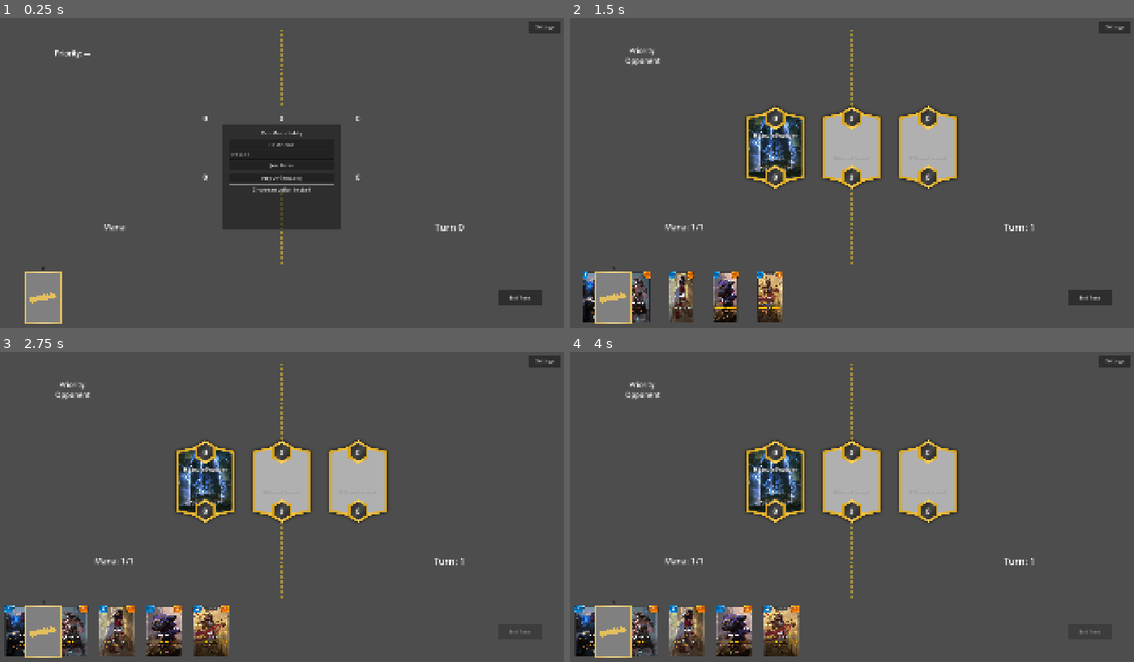
Above: before the commit, frames 1-4 (two rows, left to right).
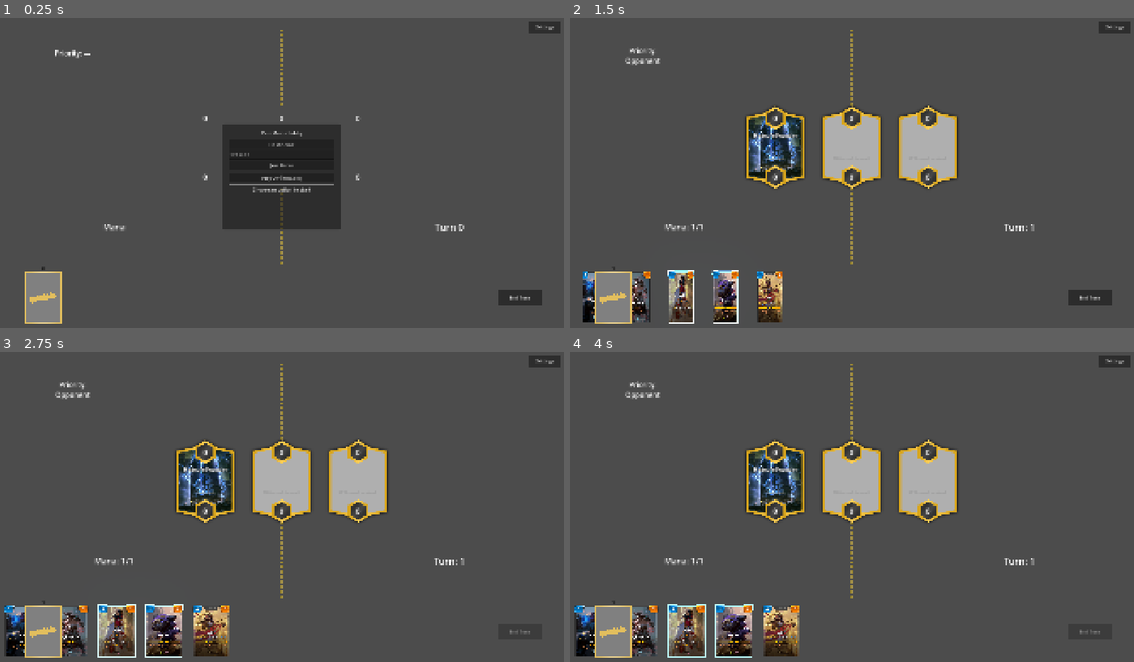
Above: after the commit, the same moments.

Repository: TakatoraSama/runeterra-forge
Game: Godot game, scene res://Scenes/Main.tscn
Same seed, same stepped clock (60 frames per second), same inputs: the game is played once before the commit and once after it.
Inputs (mouse positions are in pixels of both pictures, inside the frame that each line leads up to):
- Up to frame 1 (0.25 s): no input
- Up to frame 2 (1.5 s): click (852, 154) at 0.52 s; type "12" at 0.6 s; click "Play Offline (Solo)" at 1.25 s
- Up to frame 3 (2.75 s): click "End Turn" at 2 s
- Up to frame 4 (4 s): click "Settings" at 2.75 s; click "1920 x 1080" at 3.5 s

The runs differ from the first frame. In frame 2, 0.2% of the frame differs, in the area x 17-30%, y 81-99%; in frame 3, 0.3%, in the area x 17-33%, y 81-99%; in frame 4, 0.3%.

Commit message:
add blue outline

Diff:
--- /dev/null
+++ b/Assets/CardComponent/card_glow_outline.gdshader
@@ -0,0 +1,12 @@
+shader_type canvas_item;
+render_mode blend_add;
+
+uniform vec4 glow_color : source_color = vec4(0.2, 0.6, 1.0, 1.0);
+uniform float intensity : hint_range(0.0, 5.0) = 2.0;
+uniform float pulse_speed : hint_range(0.0, 5.0) = 1.5;
+
+void fragment() {
+	vec4 tex = texture(TEXTURE, UV);
+	float pulse = 0.75 + 0.25 * sin(TIME * pulse_speed * 3.14159);
+	COLOR = glow_color * tex.a * intensity * pulse;
+}
--- a/Scenes/Main.tscn
+++ b/Scenes/Main.tscn
@@ -16,6 +16,10 @@
 
 [sub_resource type="RectangleShape2D" id="RectangleShape2D_fos0i"]
 size = Vector2(126, 176)
+
+[sub_resource type="Environment" id="Environment_frkhe"]
+background_mode = 3
+glow_enabled = true
 
 [node name="Main" type="Node2D" unique_id=1472749471]
 
@@ -133,3 +137,6 @@
 text = "VICTORY"
 horizontal_alignment = 1
 vertical_alignment = 1
+
+[node name="WorldEnvironment" type="WorldEnvironment" parent="." unique_id=239596555]
+environment = SubResource("Environment_frkhe")
--- a/Scripts/Card.gd
+++ b/Scripts/Card.gd
@@ -12,6 +12,8 @@
 var aura_power_modifier: int = 0  # Aura-based power buff/debuff (recalculated when board changes, not permanent)
 var cost_modifier: int = 0  # Runtime cost adjustment (negative = cheaper, positive = more expensive)
 var is_resolved: bool = false  # True once this card has been flipped/revealed during resolve
+var is_in_hand: bool = false   # True while this card is in the local player's hand
+var glow_outline: Sprite2D = null  # Blue glow sprite shown when card is affordable
 
 # Cached scene-tree references (set in _ready). Null for preview-only instances.
 var _board: Node = null
@@ -34,6 +36,18 @@
 	_board = get_node_or_null("/root/Main/Board")
 	_card_manager = get_node_or_null("/root/Main/CardManager")
 	_game_manager = get_node_or_null("/root/Main/GameManager")
+	# Create glow outline node (blue pulsing border shown when card is affordable)
+	var glow_node := Sprite2D.new()
+	glow_node.name = "GlowOutline"
+	glow_node.texture = preload("res://Assets/CardComponent/card_back.png")
+	glow_node.z_index = -12  # Behind CardBase (z_index = -11)
+	glow_node.scale = Vector2(1.08, 1.08)  # Larger so glow border extends outside card edge
+	glow_node.visible = false
+	var shader_mat := ShaderMaterial.new()
+	shader_mat.shader = preload("res://Assets/CardComponent/card_glow_outline.gdshader")
+	glow_node.material = shader_mat
+	$"CardFront".add_child(glow_node)
+	glow_outline = glow_node
 
 
 # Called every frame. 'delta' is the elapsed time since the previous frame.
@@ -43,6 +57,17 @@
 
 func _set_card_back_hidden() -> void:
 	hide_card_back()
+
+
+func update_glow(current_mana: int) -> void:
+	if not glow_outline:
+		return
+	glow_outline.visible = is_in_hand and (get_current_cost() <= current_mana)
+
+
+func hide_glow() -> void:
+	if glow_outline:
+		glow_outline.visible = false
 
 
 func hide_card_back() -> void:
--- a/Scripts/CardManager.gd
+++ b/Scripts/CardManager.gd
@@ -66,6 +66,15 @@
 	game_manager_reference = $"../GameManager"
 	network_manager_reference = $"../NetworkManager"
 	$"../InputManager".connect("left_mouse_button_released", on_left_click_released)
+	game_manager_reference.mana_changed.connect(_on_mana_changed)
+
+func _on_mana_changed(player_id: int, current_mana: int, _max_mana: int) -> void:
+	if player_id != current_player_id:
+		return
+	for card in player_hand_reference.player_hand:
+		if is_instance_valid(card) and card.has_method("update_glow"):
+			card.update_glow(current_mana)
+
 
 # Called every frame. 'delta' is the elapsed time since the previous frame.
 func _process(delta: float) -> void:
@@ -241,6 +250,9 @@
 		add_card_to_play_order(card_being_dragged)
 		# Track as summoned (was_played_from_hand = true)
 		track_summoned_card(card_being_dragged, true)
+		# Card left hand — hide its glow
+		card_being_dragged.is_in_hand = false
+		card_being_dragged.hide_glow()
 
 		# Multiplayer: notify opponent about this card play (face-down)
 		if _is_online() and zone_key != Vector2i(-1, -1):
@@ -454,6 +466,9 @@
 
 	# Add to hand — this tweens the card from screen center to the hand position
 	player_hand_reference.add_card_to_hand(new_card, 0.3)
+	new_card.is_in_hand = true
+	var current_mana: int = game_manager_reference.get_player_current_mana(current_player_id)
+	new_card.update_glow(current_mana)
 
 	# Track as created card if creator info provided
 	if creator_card_id != "":
@@ -529,6 +544,9 @@
 			continue
 		card.cost_modifier += delta
 		_update_cost_label(card)
+		if game_manager_reference and card.has_method("update_glow"):
+			var current_mana: int = game_manager_reference.get_player_current_mana(current_player_id)
+			card.update_glow(current_mana)
 
 
 func _update_cost_label(card: Node) -> void:
--- a/Scripts/Deck.gd
+++ b/Scripts/Deck.gd
@@ -81,6 +81,10 @@
 	new_card.name = "Card"
 	$"../PlayerHand".add_card_to_hand(new_card, CARD_DRAW_SPEED)
 	new_card.get_node("AnimationPlayer").play("card_flip")
+	new_card.is_in_hand = true
+	var gm = get_node_or_null("/root/Main/GameManager")
+	if gm:
+		new_card.update_glow(gm.get_player_current_mana(new_card.owner_player_id))
 
 
 # --- Draw specific cards by ID from the deck (e.g. Restored Sun Disc pulling Ascended) ---
@@ -114,4 +118,8 @@
 		new_card.name = "Card"
 		$"../PlayerHand".add_card_to_hand(new_card, CARD_DRAW_SPEED)
 		new_card.get_node("AnimationPlayer").play("card_flip")
+		new_card.is_in_hand = true
+		var gm = get_node_or_null("/root/Main/GameManager")
+		if gm:
+			new_card.update_glow(gm.get_player_current_mana(new_card.owner_player_id))
 		print("Drew specific card from deck: %s (ID: %s)" % [drawn_data.Name, cid])
--- a/project.godot
+++ b/project.godot
@@ -36,3 +36,4 @@
 [rendering]
 
 rendering_device/driver.windows="d3d12"
+viewport/hdr_2d=true
Not shown, added: Assets/CardComponent/card_glow_outline.gdshader.uid
Binary file added: Assets/CardComponent/card_shader.png
Not shown, added: Assets/CardComponent/card_shader.png.import
